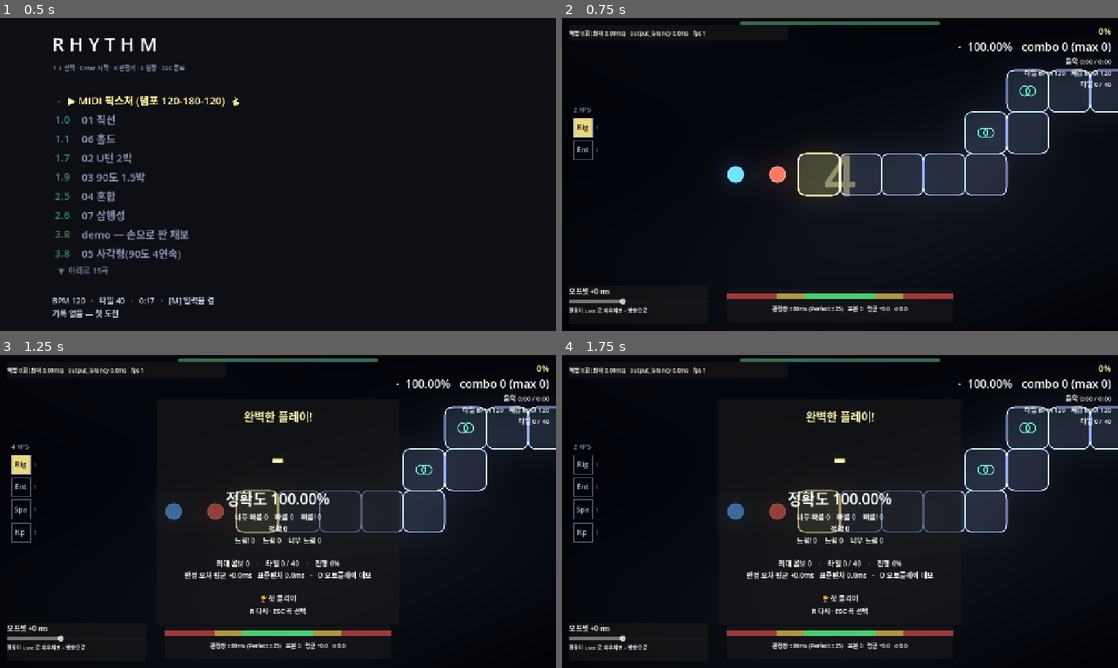
Above: before the commit, frames 1-4 (two rows, left to right).
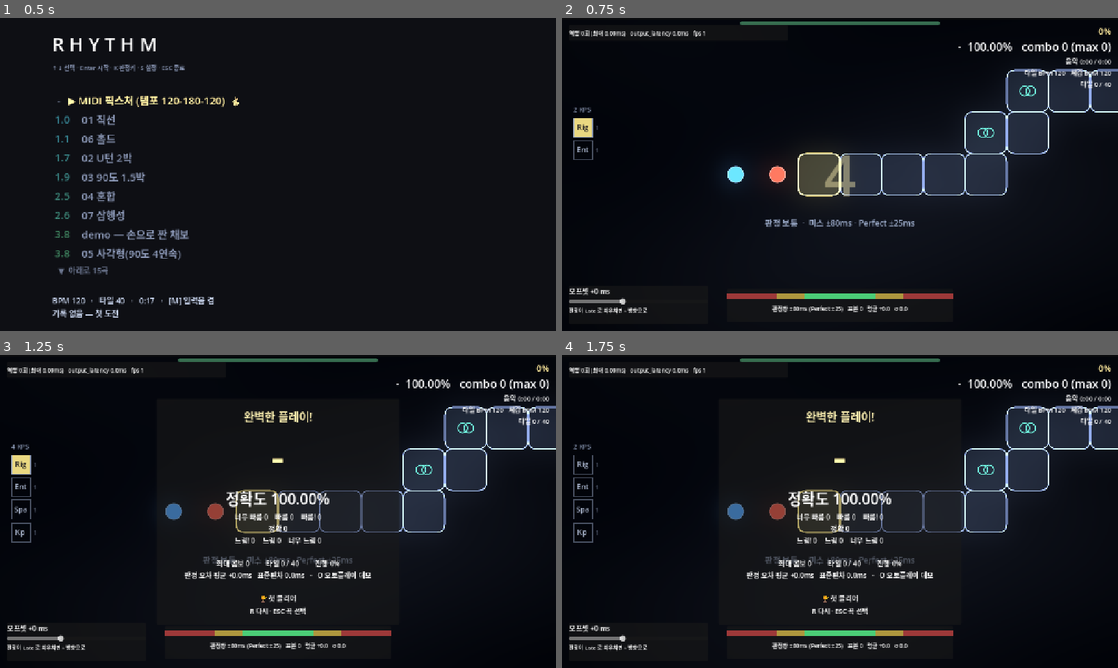
Above: after the commit, the same moments.

Repository: gook-lab/rhythm-godot
Game: Godot game, scene res://scenes/SongSelect.tscn
Same seed, same stepped clock (60 frames per second), same inputs: the game is played once before the commit and once after it. Sound files missing from this copy of the repository are replaced by a short silence.
Inputs (mouse positions are in pixels of both pictures, inside the frame that each line leads up to):
- Up to frame 1 (0.5 s): no input
- Up to frame 2 (0.75 s): tap Enter at 0.5, 0.6 s; move the mouse to (962, 158) at 0.52 s; hold Right from 0.53 s (still down); click (962, 158) at 0.67 s
- Up to frame 3 (1.25 s): keep holding Right; tap Space at 0.77, 1.07 s; tap Keypad Enter at 0.8 s
- Up to frame 4 (1.75 s): move the mouse to (728, 527) at 1.27 s; release Right at 1.28 s; hold Down from 1.28 s (still down); tap Keypad Enter at 1.35 s; click (728, 527) at 1.42 s; tap Space at 1.52 s; tap K at 1.55 s

Frame 1 is identical in both runs. In frame 2, 0.3% of the frame differs, in the area x 36-64%, y 64-68%; in frame 3, 0.2%; in frame 4, 0.2%.

Commit message:
feat(hud): 게임 시작 시 판정 엄격도 체크 표시
카운트인 동안 '판정 관대 · 미스 ±112ms · Perfect ±35ms' 를 카운트다운
아래에 또렷이 보여주고, 곡이 시작되면 보통 모드는 숨기고 관대(초록)·
엄격(빨강)만 흐리게 남긴다 — 배율이 걸린 채로 기록을 가는 걸 본인이
모르는 상태가 없어야 한다. 러너 화면(비실플레이)에는 안 그린다.

Diff:
--- a/scenes/Main.tscn
+++ b/scenes/Main.tscn
@@ -134,6 +134,23 @@
 horizontal_alignment = 1
 text = ""
 
+[node name="JudgeModeLabel" type="Label" parent="UI"]
+anchor_left = 0.5
+anchor_top = 0.5
+anchor_right = 0.5
+anchor_bottom = 0.5
+offset_left = -220.0
+offset_top = 96.0
+offset_right = 220.0
+offset_bottom = 126.0
+grow_horizontal = 2
+grow_vertical = 2
+theme_override_font_sizes/font_size = 19
+horizontal_alignment = 1
+vertical_alignment = 1
+text = ""
+mouse_filter = 2
+
 [node name="CountdownLabel" type="Label" parent="UI"]
 anchor_left = 0.5
 anchor_top = 0.5
--- a/scripts/Main.gd
+++ b/scripts/Main.gd
@@ -73,6 +73,7 @@
 @onready var _verdict_label: Label = $UI/ComboBox/VerdictLabel
 @onready var _combo_label: Label = $UI/ComboBox/ComboLabel
 @onready var _countdown: Label = $UI/CountdownLabel
+@onready var _judge_mode_label: Label = $UI/JudgeModeLabel
 @onready var _result: PanelContainer = $UI/ResultPanel
 @onready var _r_headline: Label = $UI/ResultPanel/Margin/VBox/Headline
 @onready var _r_rank: Label = $UI/ResultPanel/Margin/VBox/Rank
@@ -226,6 +227,7 @@
 	# 설정 적용. 실플레이만 — 러너가 사용자의 판정 모드·볼륨에 좌우되면
 	# 테스트가 기계마다 다르게 죽는다(save_path 격리와 같은 규약).
 	_judge.strict_scale = Records.judge_scale() if _real_play else 1.0
+	_refresh_judge_mode_label()
 	AudioClock.set_music_volume(Records.music_vol if _real_play else 1.0)
 	var sv := Records.sfx_vol if _real_play else 1.0
 	_hitsound.volume_db = linear_to_db(maxf(sv, 0.001)) if sv > 0.001 else -80.0
@@ -700,6 +702,27 @@
 		Judge.Verdict.EARLY_PERFECT, Judge.Verdict.LATE_PERFECT: return Color(0.78, 1.12, 0.52)
 		Judge.Verdict.VERY_EARLY, Judge.Verdict.VERY_LATE: return Color(1.15, 0.95, 0.44)
 		_: return Color(1.20, 0.39, 0.39)
+
+
+## 시작 시 판정 엄격도 체크 — 지금 어떤 창으로 채점되는지를 곡이 시작되기
+## 전에 화면으로 확인시킨다. 설정 창에서 바꾼 걸 잊고 '왜 이렇게 후하지/
+## 짜지?' 하는 상태를 없애는 게 목적이라, 값(±ms)까지 같이 쓴다.
+func _refresh_judge_mode_label() -> void:
+	if not _real_play:
+		_judge_mode_label.text = ""   # 러너 화면엔 노이즈다
+		_judge_mode_label.visible = false
+		return
+	var sc := _judge.strict_scale
+	_judge_mode_label.text = "판정 %s  ·  미스 ±%.0fms · Perfect ±%.0fms" % [
+		Records.JUDGE_NAMES.get(Records.judge_mode, "?"),
+		_judge.base_miss_ms * sc, _judge.base_perfect_ms * sc]
+	_judge_mode_label.visible = true
+	if sc > 1.01:
+		_judge_mode_label.self_modulate = Color(0.55, 0.95, 0.65)   # 관대 = 초록
+	elif sc < 0.99:
+		_judge_mode_label.self_modulate = Color(1.0, 0.55, 0.5)     # 엄격 = 빨강
+	else:
+		_judge_mode_label.self_modulate = Color(0.62, 0.68, 0.8)    # 보통 = 중립
 
 
 ## 배경 셰이더에 비트 위상·에너지를 먹인다. 배경이 스스로 시간을 세지
@@ -900,6 +923,15 @@
 	if _score.combo == 0:
 		_verdict_label.text = ""
 
+	# 판정 모드 라벨: 카운트인 동안은 또렷하게(시작 전 체크), 곡이 시작되면
+	# 보통 모드는 숨기고 관대·엄격만 흐리게 남긴다 — 배율이 걸린 채로
+	# 기록을 가는 걸 본인이 모르는 상태가 없어야 한다.
+	var in_countin: bool = _hit_times.size() > 1 and t < _hit_times[1]
+	if _judge_mode_label.text != "":
+		var off_mode := absf(_judge.strict_scale - 1.0) > 0.01
+		_judge_mode_label.visible = in_countin or off_mode
+		_judge_mode_label.modulate.a = 1.0 if in_countin else 0.55
+
 	# 시작 카운트다운 — 첫 타일까지 남은 박자
 	if _hit_times.size() > 1 and t < _hit_times[1]:
 		var spb := 60000.0 / chart.bpm
